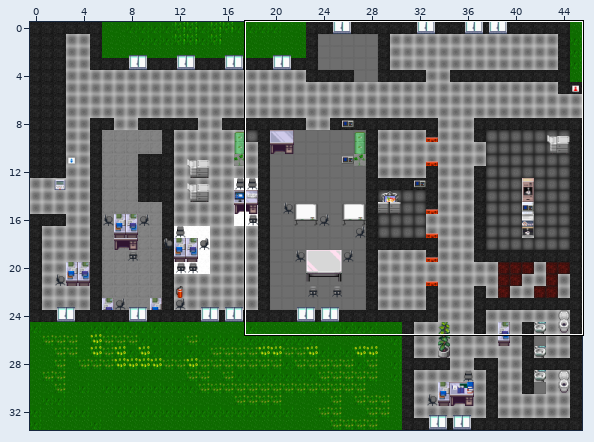
Tiled map (JSON): maps/map-digitalhub.json. Above: a wide view before the commit, with the close-up outlined.
Close-up. As it was:
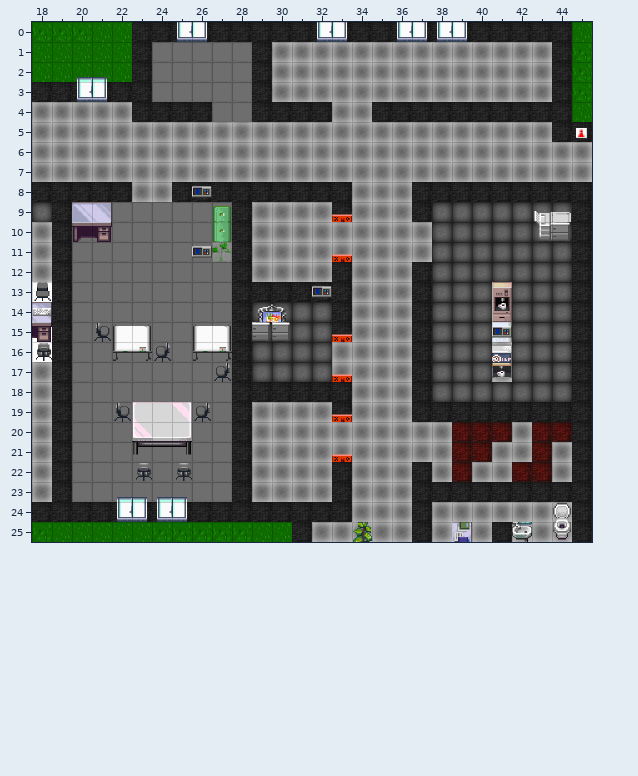
Cells are 32x32 px. Shown: x 18..45, y 0..25. The commit also changed other parts of the map, which this record leaves out.
After:
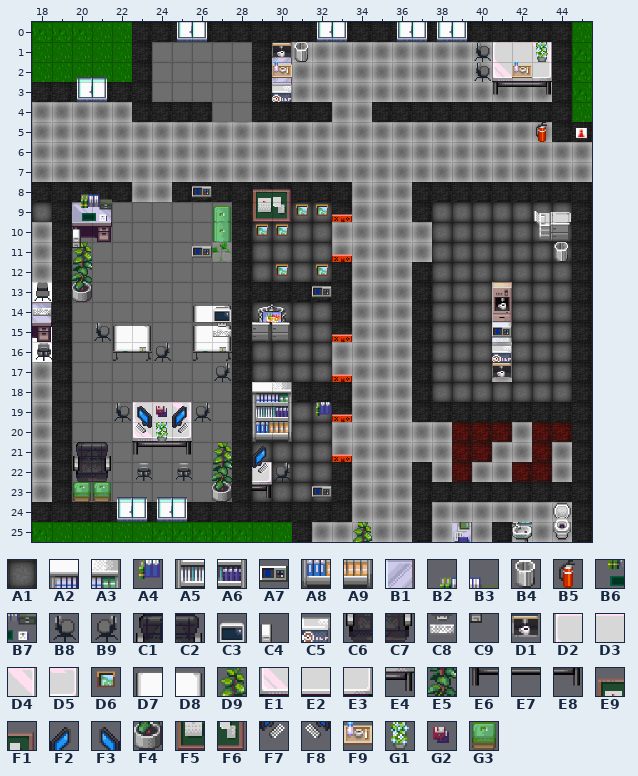
Key: from "floortileset": A1 15; from "office_1": A2 3, A3 4, A4 16, A5 19, A6 20, A7 32, A8 35, A9 36, B1 52, B2 82, B3 83, B4 96, B5 97, B6 98, B7 99, B8 114, B9 115, C1 120, C2 121, C3 132, C4 133, C5 134, C6 136, C7 137, C8 148, C9 149, D1 150, D2 152, D3 153, D4 154, D5 157, D6 158, D7 161, D8 162, D9 164, E1 168, E2 169, E3 170, E4 173, E5 180, E6 184, E7 185, E8 186, E9 187, F1 188, F2 189, F3 190, F4 196, F5 203, F6 204, F7 205, F8 206, F9 221, G1 230, G2 241, G3 247.
__ is an empty cell, .. an unchanged one.
Tiles of an added or newly shown layer are drawn over the layers below it.
Change:
--- layer "openSlideSignQuiz" (added)
@@ x 29..32 @@
- 9 __ __ __ __
-10 __ __ __ __
-11 __ __ __ __
-12 __ __ __ __
+ 9 A1 A1 A1 A1
+10 A1 A1 A1 A1
+11 A1 A1 A1 A1
+12 A1 A1 A1 A1
--- layer "openWebsiteTechquiz" (added)
@@ x 29..32 @@
-19 .. .. __ __
-20 .. .. __ __
-21 __ __ __ __
-22 .. __ __ __
-23 __ __ __ __
+19 .. .. A1 A1
+20 .. .. A1 A1
+21 A1 A1 A1 A1
+22 .. A1 A1 A1
+23 A1 A1 A1 A1
--- layer "top"
@@ x 40..40 @@
- 1 __
- 2 __
+ 1 B8
+ 2 B8
@@ x 26..27 @@
-14 __ __
+14 D7 D8
@@ x 20..21 @@
-23 __ __
+23 G3 G3
--- layer "ordi"
@@ x 30..43 @@
- 1 __ .. .. .. .. .. .. .. .. .. .. __ __ __
- 2 __ .. .. .. .. .. .. .. .. .. .. __ __ __
- 3 __ .. .. .. .. .. .. .. .. .. .. __ __ __
+ 1 B1 .. .. .. .. .. .. .. .. .. .. D2 D3 D4
+ 2 B1 .. .. .. .. .. .. .. .. .. .. E1 E2 E3
+ 3 B1 .. .. .. .. .. .. .. .. .. .. E6 E7 E8
@@ x 20..20 @@
-11 __
-12 __
-13 __
+11 D9
+12 E5
+13 F4
@@ x 27..29 @@
-21 __ .. ..
-22 __ .. __
-23 __ .. __
+21 D9 .. ..
+22 E5 .. D5
+23 F4 .. E4
--- layer "override"
@@ x 30..43 @@
- 1 __ __ .. .. .. .. .. .. .. .. .. .. .. __
- 2 __ .. .. .. .. .. .. .. .. .. .. .. __ ..
- 3 __ .. .. .. .. .. .. .. .. .. .. .. .. ..
+ 1 D1 B4 .. .. .. .. .. .. .. .. .. .. .. G1
+ 2 F9 .. .. .. .. .. .. .. .. .. .. .. F9 ..
+ 3 C5 .. .. .. .. .. .. .. .. .. .. .. .. ..
@@ x 43..43 @@
- 5 __
+ 5 B5
@@ x 20..44 @@
- 8 __ __ .. .. .. .. .. .. .. __ __ .. .. .. .. .. .. .. .. .. .. .. .. .. ..
- 9 __ __ .. .. .. .. .. .. .. __ __ __ __ .. .. .. .. .. .. .. .. .. .. .. ..
-10 __ .. .. .. .. .. .. .. .. __ __ .. .. .. .. .. .. .. .. .. .. .. .. .. ..
-11 __ .. .. .. .. .. .. .. .. .. .. .. .. .. .. .. .. .. .. .. .. .. .. .. __
-12 .. .. .. .. .. .. .. .. .. .. __ .. __ .. .. .. .. .. .. .. .. .. .. .. ..
+ 8 B2 B3 .. .. .. .. .. .. .. E9 F1 .. .. .. .. .. .. .. .. .. .. .. .. .. ..
+ 9 B6 B7 .. .. .. .. .. .. .. F5 F6 D6 D6 .. .. .. .. .. .. .. .. .. .. .. ..
+10 C4 .. .. .. .. .. .. .. .. D6 D6 .. .. .. .. .. .. .. .. .. .. .. .. .. ..
+11 C9 .. .. .. .. .. .. .. .. .. .. .. .. .. .. .. .. .. .. .. .. .. .. .. B4
+12 .. .. .. .. .. .. .. .. .. .. D6 .. D6 .. .. .. .. .. .. .. .. .. .. .. ..
@@ x 27..27 @@
-14 __
-15 __
+14 C3
+15 C8
@@ x 20..32 @@
-18 .. .. .. .. .. .. .. .. .. __ __ .. ..
-19 .. .. .. __ __ __ .. .. .. __ __ .. __
-20 .. .. .. __ __ __ .. .. .. __ __ .. ..
-21 __ __ .. .. .. .. .. .. .. __ .. .. ..
-22 __ __ .. .. .. .. .. .. .. __ __ .. ..
-23 .. .. .. .. .. .. .. .. .. __ .. .. __
+18 .. .. .. .. .. .. .. .. .. A2 A3 .. ..
+19 .. .. .. F3 G2 F2 .. .. .. A5 A6 .. A4
+20 .. .. .. F8 G1 F7 .. .. .. A8 A9 .. ..
+21 C1 C2 .. .. .. .. .. .. .. F2 .. .. ..
+22 C6 C7 .. .. .. .. .. .. .. F7 B9 .. ..
+23 .. .. .. .. .. .. .. .. .. E4 .. .. A7
